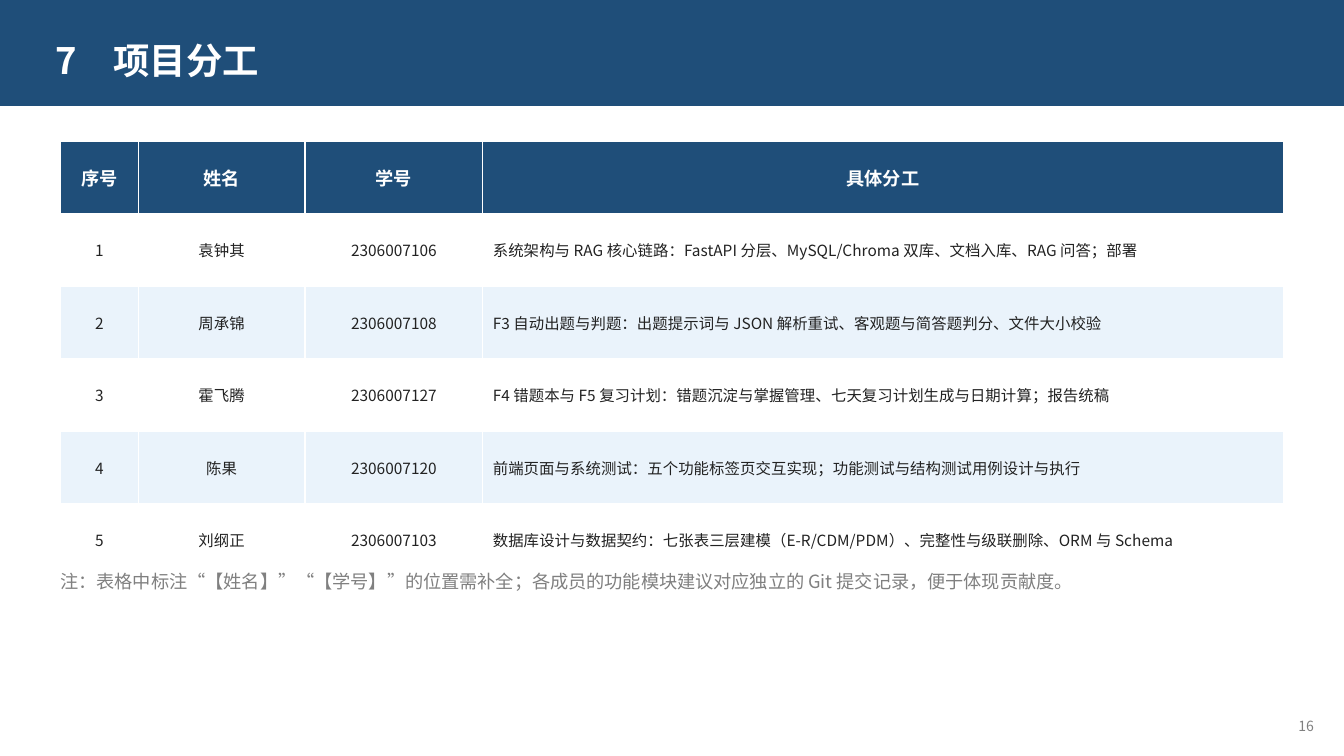
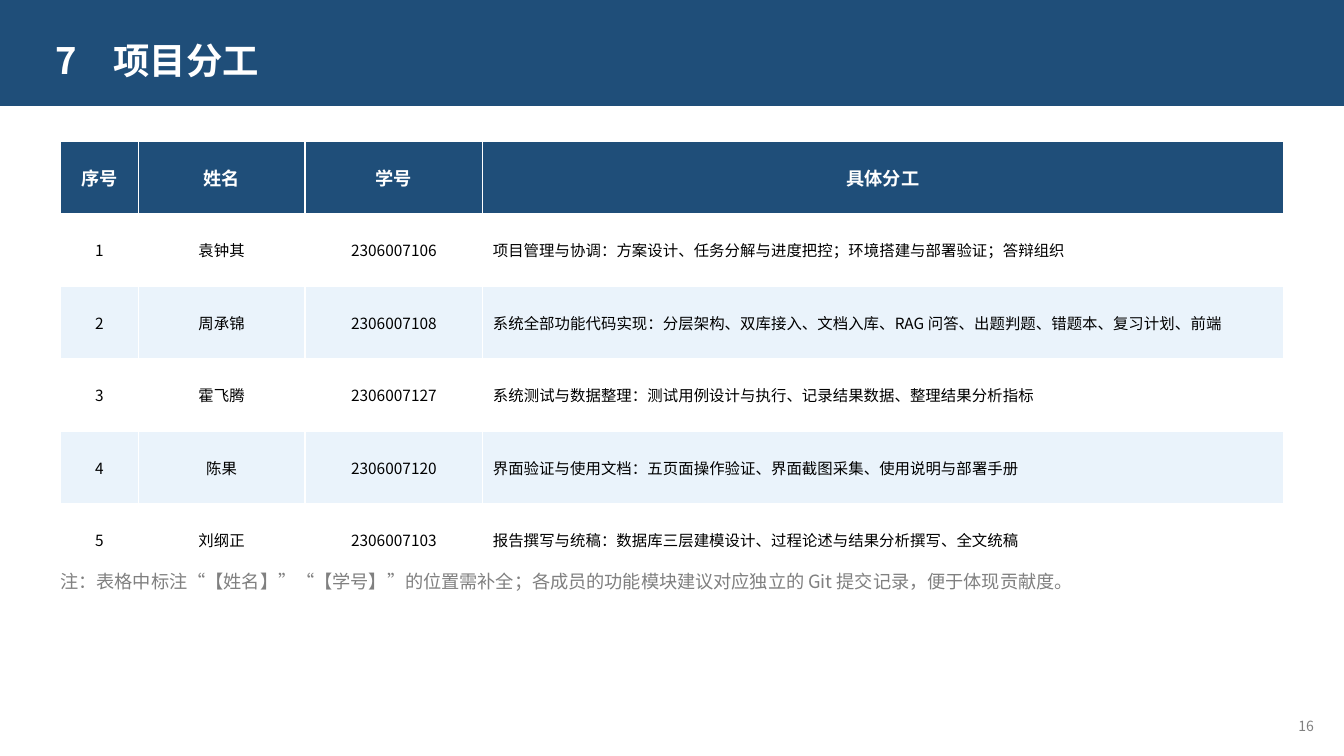
Before and after one commit to xingkongzcj/langchain_agent, a slide deck: slide 16 of defense/智学助手-课程设计答辩.pptx. Drawn at 1344x756 pixels with LibreOffice and Linux fonts; fonts in the diff are those of the drawing. Boxes give left, top, right and bottom in pixels: in the first picture for what was removed or moved away, otherwise in the second. Text is boxed around its words. In the diff, an @@ line names an element or a change of style, - is before the commit and + after.

```diff
--- a/defense/智学助手-课程设计答辩.pptx
+++ b/defense/智学助手-课程设计答辩.pptx
@@ table at <box>60,141,1282,577</box> @@
-row 2, column 4: 系统架构与 RAG 核心链路：FastAPI 分层、MySQL/Chroma 双库、文档入库、RAG 问答；部署
+row 2, column 4: 项目管理与协调：方案设计、任务分解与进度把控；环境搭建与部署验证；答辩组织
-row 3, column 4: F3 自动出题与判题：出题提示词与 JSON 解析重试、客观题与简答题判分、文件大小校验
+row 3, column 4: 系统全部功能代码实现：分层架构、双库接入、文档入库、RAG 问答、出题判题、错题本、复习计划、前端
-row 4, column 4: F4 错题本与 F5 复习计划：错题沉淀与掌握管理、七天复习计划生成与日期计算；报告统稿
+row 4, column 4: 系统测试与数据整理：测试用例设计与执行、记录结果数据、整理结果分析指标
-row 5, column 4: 前端页面与系统测试：五个功能标签页交互实现；功能测试与结构测试用例设计与执行
+row 5, column 4: 界面验证与使用文档：五页面操作验证、界面截图采集、使用说明与部署手册
-row 6, column 4: 数据库设计与数据契约：七张表三层建模（E-R/CDM/PDM）、完整性与级联删除、ORM 与 Schema
+row 6, column 4: 报告撰写与统稿：数据库三层建模设计、过程论述与结果分析撰写、全文统稿
@@ text colour #222222 to #000000 in "1", "袁钟其", "2306007106", "2" and 11 more places @@
```
Also in this commit, not shown: 9 other slides changed, 1 other file.
